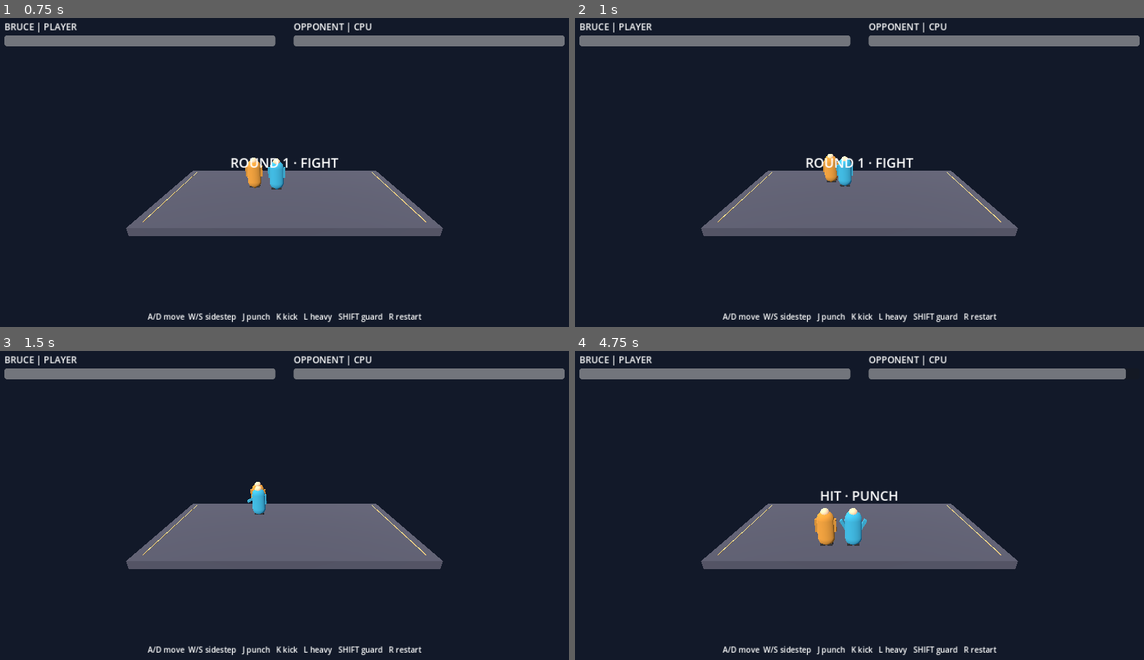
Above: before the commit, frames 1-4 (two rows, left to right).
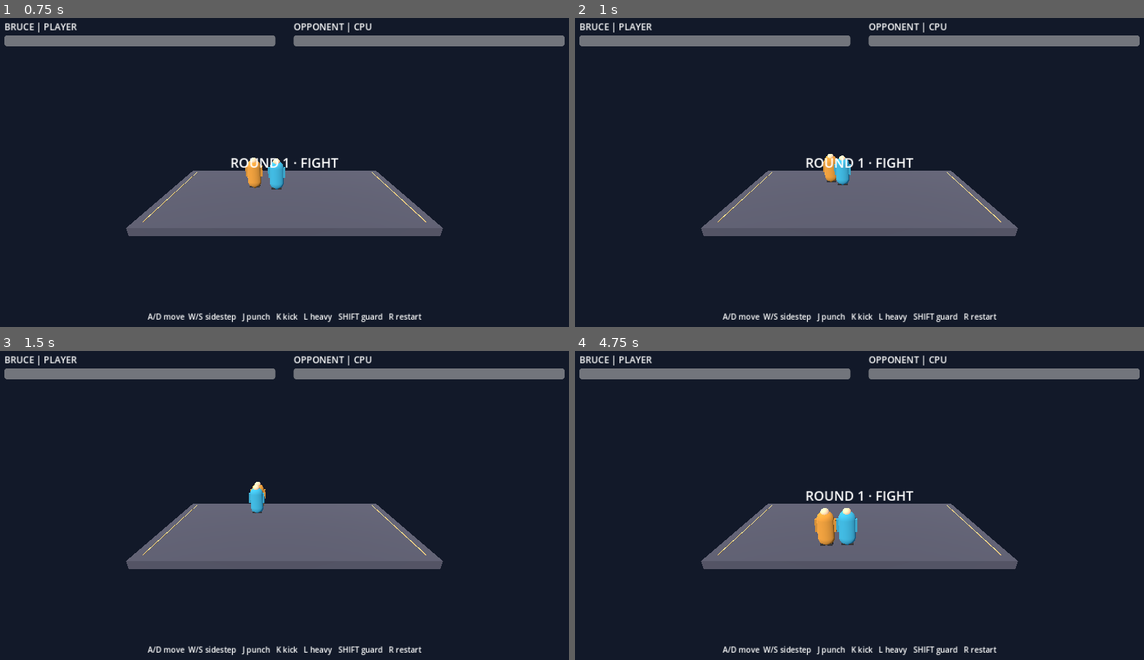
Above: after the commit, the same moments.

Repository: wucong220/brucelee-pc-port
Game: Godot game, scene res://scenes/main.tscn
The game is run twice, just before and just after one commit, with the same random seed, the same clock (stepped at 60 frames per second) and the same inputs.
Inputs:
- Up to frame 1 (0.75 s): tap Enter at 0.5 s; hold W from 0.53 s (still down); tap 1 at 0.6 s
- Up to frame 2 (1 s): keep holding W
- Up to frame 3 (1.5 s): keep holding W; tap 2 at 1.35 s
- Up to frame 4 (4.75 s): release W at 2.03 s; hold A 2.03-3.53 s; tap one key every 0.75 s from 2.1 s: 3 Shift R J; hold S 3.53-4.28 s; hold D from 4.28 s (still down)

Frame 1 is identical in both runs. In frame 2, 0.1% of the frame differs, in the area x 45-49%, y 44-55%; in frame 3, 0.1%; in frame 4, 0.8%, in the area x 40-100%, y 5-64%.

Commit message:
fix: key combat radius by active animation

Diff:
--- a/godot/data/fighting_set_low_attacks.json
+++ b/godot/data/fighting_set_low_attacks.json
@@ -6,10 +6,11 @@
     "source_height": 173.415954589844,
     "world_height": 1.8,
     "radius_scale": 1.0,
-    "action_radii": {
-      "idle": 50.0,
-      "punch": 40.0,
-      "kick": 50.0
+    "idle_source_archive": "Default.set",
+    "animation_radii": {
+      "m01_idle_01": 25.0,
+      "m01_pnch_low_01": 40.0,
+      "m01_kick_low_01": 50.0
     }
   },
   "attacks": {
--- a/godot/scripts/fighter.gd
+++ b/godot/scripts/fighter.gd
@@ -32,10 +32,10 @@
 var attack_config_error: String = ""
 var radius_scale: float = 1.0
 var source_units_to_world: float = WORLD_CHARACTER_HEIGHT / SOURCE_CHARACTER_HEIGHT
-var source_action_radii: Dictionary = {
-    "idle": 50.0,
-    "punch": 40.0,
-    "kick": 50.0,
+var source_animation_radii: Dictionary = {
+    "m01_idle_01": 25.0,
+    "m01_pnch_low_01": 40.0,
+    "m01_kick_low_01": 50.0,
 }
 
 
@@ -105,10 +105,10 @@
     attack_config_error = ""
     radius_scale = 1.0
     source_units_to_world = WORLD_CHARACTER_HEIGHT / SOURCE_CHARACTER_HEIGHT
-    source_action_radii = {
-        "idle": 50.0,
-        "punch": 40.0,
-        "kick": 50.0,
+    source_animation_radii = {
+        "m01_idle_01": 25.0,
+        "m01_pnch_low_01": 40.0,
+        "m01_kick_low_01": 50.0,
     }
     if not FileAccess.file_exists(ATTACK_CONFIG_PATH):
         attack_config_error = "missing " + ATTACK_CONFIG_PATH
@@ -151,7 +151,9 @@
     if not geometry_value is Dictionary:
         return _reject_attack_config("source_geometry is not an object")
     var geometry: Dictionary = geometry_value
-    for key: String in ["source_height", "world_height", "radius_scale", "action_radii"]:
+    for key: String in [
+            "source_height", "world_height", "radius_scale",
+            "idle_source_archive", "animation_radii"]:
         if not geometry.has(key):
             return _reject_attack_config("source_geometry lacks " + key)
     if (not _is_number(geometry["source_height"])
@@ -161,6 +163,9 @@
     var source_height: float = float(geometry["source_height"])
     var world_height: float = float(geometry["world_height"])
     var loaded_radius_scale: float = float(geometry["radius_scale"])
+    if (typeof(geometry["idle_source_archive"]) != TYPE_STRING
+            or String(geometry["idle_source_archive"]) != "Default.set"):
+        return _reject_attack_config("unexpected idle source archive")
     if (source_height <= 0.0
             or absf(source_height - SOURCE_CHARACTER_HEIGHT) > 0.001
             or world_height <= 0.0
@@ -168,22 +173,22 @@
             or loaded_radius_scale <= 0.0
             or absf(loaded_radius_scale - 1.0) > 0.001):
         return _reject_attack_config("source_geometry has invalid or unexpected scale values")
-    var radii_value: Variant = geometry["action_radii"]
+    var radii_value: Variant = geometry["animation_radii"]
     if not radii_value is Dictionary:
-        return _reject_attack_config("action_radii is not an object")
+        return _reject_attack_config("animation_radii is not an object")
     var radii: Dictionary = radii_value
     var loaded_radii: Dictionary = {}
-    for action: String in ["idle", "punch", "kick"]:
-        if not radii.has(action) or not _is_number(radii[action]):
-            return _reject_attack_config("action_radii." + action + " is missing or non-numeric")
-        var radius: float = float(radii[action])
+    for animation: String in ["m01_idle_01", "m01_pnch_low_01", "m01_kick_low_01"]:
+        if not radii.has(animation) or not _is_number(radii[animation]):
+            return _reject_attack_config("animation_radii." + animation + " is missing or non-numeric")
+        var radius: float = float(radii[animation])
         if radius <= 0.0:
-            return _reject_attack_config("action_radii." + action + " is invalid")
-        loaded_radii[action] = radius
-    if (absf(float(loaded_radii["idle"]) - 50.0) > 0.001
-            or absf(float(loaded_radii["punch"]) - 40.0) > 0.001
-            or absf(float(loaded_radii["kick"]) - 50.0) > 0.001):
-        return _reject_attack_config("action_radii do not match the source animations")
+            return _reject_attack_config("animation_radii." + animation + " is invalid")
+        loaded_radii[animation] = radius
+    if (absf(float(loaded_radii["m01_idle_01"]) - 25.0) > 0.001
+            or absf(float(loaded_radii["m01_pnch_low_01"]) - 40.0) > 0.001
+            or absf(float(loaded_radii["m01_kick_low_01"]) - 50.0) > 0.001):
+        return _reject_attack_config("animation_radii do not match the source animations")
     var configured_attacks: Variant = config.get("attacks")
     if not configured_attacks is Dictionary:
         return _reject_attack_config("attacks is not an object")
@@ -266,9 +271,10 @@
             "animation_frame_count": frame_count,
             "source_impact": impact.duplicate(true),
         }
+    # Commit instance geometry only after every attack has validated.
     radius_scale = loaded_radius_scale
     source_units_to_world = world_height / source_height
-    source_action_radii = loaded_radii
+    source_animation_radii = loaded_radii
     return result
 
 
@@ -518,17 +524,19 @@
     combat_hit.emit(self, opponent, attack_kind, damage, blocked)
 
 
-func current_source_action() -> String:
+func current_source_animation() -> String:
     if state in ["startup", "active", "recovery"] and attack_kind in ["punch", "kick"]:
-        return attack_kind
-    return "idle"
-
-
-func source_radius_for_current_action() -> float:
-    var action: String = current_source_action()
-    if not source_action_radii.has(action):
-        action = "idle"
-    return float(source_action_radii[action]) * radius_scale
+        return String(ATTACKS[attack_kind]["animation"])
+    if state in ["startup", "active", "recovery"] and attack_kind == "heavy":
+        return CANDIDATE_CLIPS["kick"]
+    return CANDIDATE_CLIPS["idle"]
+
+
+func source_radius_for_current_animation() -> float:
+    var animation: String = current_source_animation()
+    if not source_animation_radii.has(animation):
+        animation = CANDIDATE_CLIPS["idle"]
+    return float(source_animation_radii[animation]) * radius_scale
 
 
 func attack_reach_world(kind: String, target: PortFighter = null) -> float:
@@ -540,7 +548,7 @@
     var impact: Dictionary = details["source_impact"]
     var source_reach: float = float(impact["attack_radius"]) * radius_scale
     if target != null:
-        source_reach += target.source_radius_for_current_action()
+        source_reach += target.source_radius_for_current_animation()
     return source_reach * source_units_to_world
 
 func receive_hit(amount: float, blocked: bool, push: float, direction: float) -> void:
--- a/godot/scripts/main.gd
+++ b/godot/scripts/main.gd
@@ -78,8 +78,8 @@
     set_physics_process(false)
     player.set_physics_process(false)
     computer.set_physics_process(false)
-    player.reset_fighter(Vector3(-0.45, 1.2, 0.0))
-    computer.reset_fighter(Vector3(0.45, 1.2, 0.0))
+    player.reset_fighter(Vector3(-0.25, 1.2, 0.0))
+    computer.reset_fighter(Vector3(0.25, 1.2, 0.0))
     if not player.request_attack("punch"):
         push_error("EXPORT_SELF_TEST: could not start punch")
         get_tree().quit(1)
--- a/godot/tests/smoke_test.gd
+++ b/godot/tests/smoke_test.gd
@@ -36,7 +36,7 @@
         player._physics_process((startup_frames + 0.001) / PortFighter.SOURCE_FRAME_RATE)
         player._physics_process((before_frame - startup_frames - 0.001)
                 / PortFighter.SOURCE_FRAME_RATE)
-    opponent.position.x = -0.3
+    opponent.position.x = -0.6
     player._physics_process(advance_frames / PortFighter.SOURCE_FRAME_RATE)
     return opponent.health < PortFighter.MAX_HEALTH
 
@@ -71,10 +71,11 @@
             "source_height": 173.415954589844,
             "world_height": 1.8,
             "radius_scale": 1.0,
-            "action_radii": {
-                "idle": 50.0,
-                "punch": 40.0,
-                "kick": 50.0,
+            "idle_source_archive": "Default.set",
+            "animation_radii": {
+                "m01_idle_01": 25.0,
+                "m01_pnch_low_01": 40.0,
+                "m01_kick_low_01": 50.0,
             },
         },
         "attacks": {
@@ -86,6 +87,9 @@
 
 func _config_negative_check(player: PortFighter) -> bool:
     var cases: Array[Dictionary] = []
+    var baseline_radius_scale: float = player.radius_scale
+    var baseline_units_to_world: float = player.source_units_to_world
+    var baseline_radii: Dictionary = player.source_animation_radii.duplicate(true)
     var wrong_rate: Dictionary = _raw_attack_config()
     wrong_rate["frame_rate"] = 29.0
     cases.append(wrong_rate)
@@ -105,7 +109,7 @@
     fractional_schema["schema_version"] = 1.5
     cases.append(fractional_schema)
     var wrong_radius: Dictionary = _raw_attack_config()
-    wrong_radius["source_geometry"]["action_radii"]["punch"] = 41.0
+    wrong_radius["source_geometry"]["animation_radii"]["m01_pnch_low_01"] = 41.0
     cases.append(wrong_radius)
     var wrong_scale: Dictionary = _raw_attack_config()
     wrong_scale["source_geometry"]["radius_scale"] = 0.75
@@ -114,7 +118,7 @@
     wrong_height["source_geometry"]["source_height"] = 170.0
     cases.append(wrong_height)
     var missing_idle_radius: Dictionary = _raw_attack_config()
-    missing_idle_radius["source_geometry"]["action_radii"].erase("idle")
+    missing_idle_radius["source_geometry"]["animation_radii"].erase("m01_idle_01")
     cases.append(missing_idle_radius)
     var missing_geometry: Dictionary = _raw_attack_config()
     missing_geometry.erase("source_geometry")
@@ -122,6 +126,11 @@
     for index in range(cases.size()):
         if not player._parse_attack_config(cases[index]).is_empty():
             push_error("Invalid fighting-set config case was accepted: %d" % index)
+            return false
+        if (player.radius_scale != baseline_radius_scale
+                or player.source_units_to_world != baseline_units_to_world
+                or player.source_animation_radii != baseline_radii):
+            push_error("Invalid fighting-set config partially changed geometry: %d" % index)
             return false
     return true
 
@@ -299,12 +308,16 @@
     if (absf(player.radius_scale - 1.0) > 0.001
             or absf(player.source_units_to_world
                     - PortFighter.CANDIDATE_HEIGHT / PortFighter.CANDIDATE_SOURCE_HEIGHT) > 0.000001
-            or player.source_action_radii != {"idle": 50.0, "punch": 40.0, "kick": 50.0}):
+            or player.source_animation_radii != {
+                "m01_idle_01": 25.0,
+                "m01_pnch_low_01": 40.0,
+                "m01_kick_low_01": 50.0,
+            }):
         push_error("Source geometry scaling does not match the recovered model")
         quit(1)
         return
     var expected_idle_reach: float = (
-        (70.0 + 50.0)
+        (70.0 + 25.0)
         * PortFighter.CANDIDATE_HEIGHT
         / PortFighter.CANDIDATE_SOURCE_HEIGHT
     )
@@ -335,7 +348,7 @@
         push_error("AI did not close the lateral gap")
         quit(1)
         return
-    opponent.position = Vector3(player.position.x - 1.0, 1.2, player.position.z)
+    opponent.position = Vector3(player.position.x - 0.8, 1.2, player.position.z)
     scene.set("ai_timer", 0.0)
     scene.call("_think_ai", 0.016)
     if opponent.state != "startup":
@@ -389,13 +402,22 @@
         push_error("Target outside the recovered source radius was hit")
         quit(1)
         return
-    opponent.position = Vector3(0.95, 1.2, 0.95)
+    opponent.position.x = source_reach
+    player._try_attack_contact()
+    if absf(opponent.health - 95.0) > 0.001:
+        push_error("Target exactly on the recovered source radius was not hit")
+        quit(1)
+        return
+    player.reset_fighter(Vector3(0.0, 1.2, 0.0))
+    opponent.reset_fighter(Vector3(0.8, 1.2, 0.8))
+    player.request_attack("punch")
+    player._advance_timed_states(punch_startup + 0.001)
     player._try_attack_contact()
     if opponent.health < PortFighter.MAX_HEALTH:
         push_error("Target outside the recovered Euclidean source radius was hit")
         quit(1)
         return
-    opponent.position = Vector3(0.85, 1.2, 0.85)
+    opponent.position = Vector3(0.65, 1.2, 0.65)
     player._try_attack_contact()
     if absf(opponent.health - 95.0) > 0.001:
         push_error("Target inside the recovered Euclidean source radius was not hit")
@@ -430,7 +452,7 @@
         push_error("Out-of-range target was hit at the start of the active window")
         quit(1)
         return
-    opponent.position.x = -0.3
+    opponent.position.x = -0.6
     player._physics_process(0.016)
     player._physics_process(0.016)
     player._physics_process(0.016)
@@ -440,7 +462,7 @@
         return
     player._physics_process(punch_active + 0.01)
     player._physics_process(punch_recovery + 0.01)
-    opponent.reset_fighter(Vector3(-0.3, 1.2, 0.0))
+    opponent.reset_fighter(Vector3(-0.6, 1.2, 0.0))
     if not player.request_attack("punch"):
         push_error("Could not start a second attack")
         quit(1)
@@ -457,7 +479,7 @@
     player.request_attack("punch")
     player._physics_process(punch_startup + 0.001)
     player.receive_hit(1.0, false, 0.0, -1.0)
-    opponent.position.x = -0.3
+    opponent.position.x = -0.6
     player._physics_process(0.016)
     if opponent.health != 100.0:
         push_error("Interrupted attack registered a contact")
@@ -468,7 +490,7 @@
     player.request_attack("punch")
     player._physics_process(punch_startup + 0.001)
     player.receive_hit(1000.0, false, 0.0, -1.0)
-    opponent.position.x = -0.3
+    opponent.position.x = -0.6
     player._physics_process(0.016)
     if player.state != "ko" or opponent.health != 100.0:
         push_error("KO did not stop the active attack")
@@ -478,8 +500,8 @@
     player.set_physics_process(true)
     opponent.set_physics_process(true)
 
-    player.reset_fighter(Vector3(-0.45, 1.2, 0.0))
-    opponent.reset_fighter(Vector3(0.45, 1.2, 0.0))
+    player.reset_fighter(Vector3(-0.25, 1.2, 0.0))
+    opponent.reset_fighter(Vector3(0.25, 1.2, 0.0))
     _press_key(KEY_J)
     await process_frame
     if player.state != "startup" or player.attack_kind != "punch":
@@ -502,8 +524,8 @@
         quit(1)
         return
 
-    player.reset_fighter(Vector3(-0.45, 1.2, 0.0))
-    opponent.reset_fighter(Vector3(0.45, 1.2, 0.0))
+    player.reset_fighter(Vector3(-0.25, 1.2, 0.0))
+    opponent.reset_fighter(Vector3(0.25, 1.2, 0.0))
     opponent.guard_held = true
     _press_key(KEY_K)
     await process_frame
@@ -521,8 +543,8 @@
 
     player.set_physics_process(false)
     opponent.set_physics_process(false)
-    player.reset_fighter(Vector3(-0.45, 1.2, 0.0))
-    opponent.reset_fighter(Vector3(0.45, 1.2, 0.0))
+    player.reset_fighter(Vector3(-0.25, 1.2, 0.0))
+    opponent.reset_fighter(Vector3(0.25, 1.2, 0.0))
     opponent.health = 5.0
     player.request_attack("punch")
     player._physics_process(punch_startup + 0.001)
@@ -544,8 +566,8 @@
         push_error("R did not restart the round")
         quit(1)
         return
-    player.reset_fighter(Vector3(-0.45, 1.2, 0.0))
-    opponent.reset_fighter(Vector3(0.45, 1.2, 0.0))
+    player.reset_fighter(Vector3(-0.25, 1.2, 0.0))
+    opponent.reset_fighter(Vector3(0.25, 1.2, 0.0))
     player.health = 5.0
     opponent.request_attack("punch")
     opponent._physics_process(kick_startup + 0.001)
--- a/godot/tests/validate_combat_candidate.gd
+++ b/godot/tests/validate_combat_candidate.gd
@@ -99,8 +99,8 @@
         )
         quit(1)
         return
-    player.reset_fighter(Vector3(-0.45, 1.2, 0.0))
-    opponent.reset_fighter(Vector3(0.45, 1.2, 0.0))
+    player.reset_fighter(Vector3(-0.25, 1.2, 0.0))
+    opponent.reset_fighter(Vector3(0.25, 1.2, 0.0))
     opponent.guard_held = false
     if not player.request_attack("punch"):
         push_error("Integrated candidate player could not start a punch")
Not shown, changed: docs/CANDIDATE_INTEGRATION.md
Not shown, changed: docs/FIGHTING_SET_FINDINGS.md
Not shown, changed: tests/test_fighting_config.py
Not shown, changed: tests/test_kdf_fighting_set.py
Not shown, changed: tools/kdf_fighting_set.py
